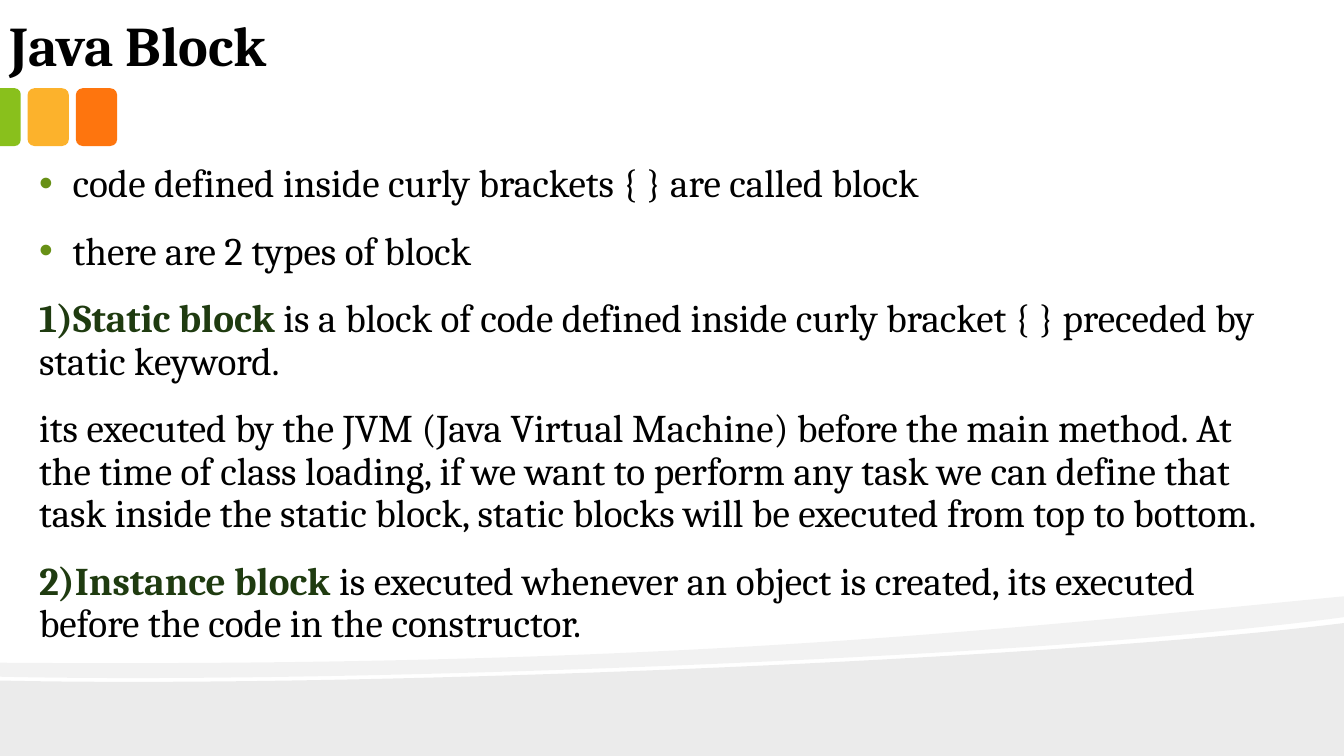
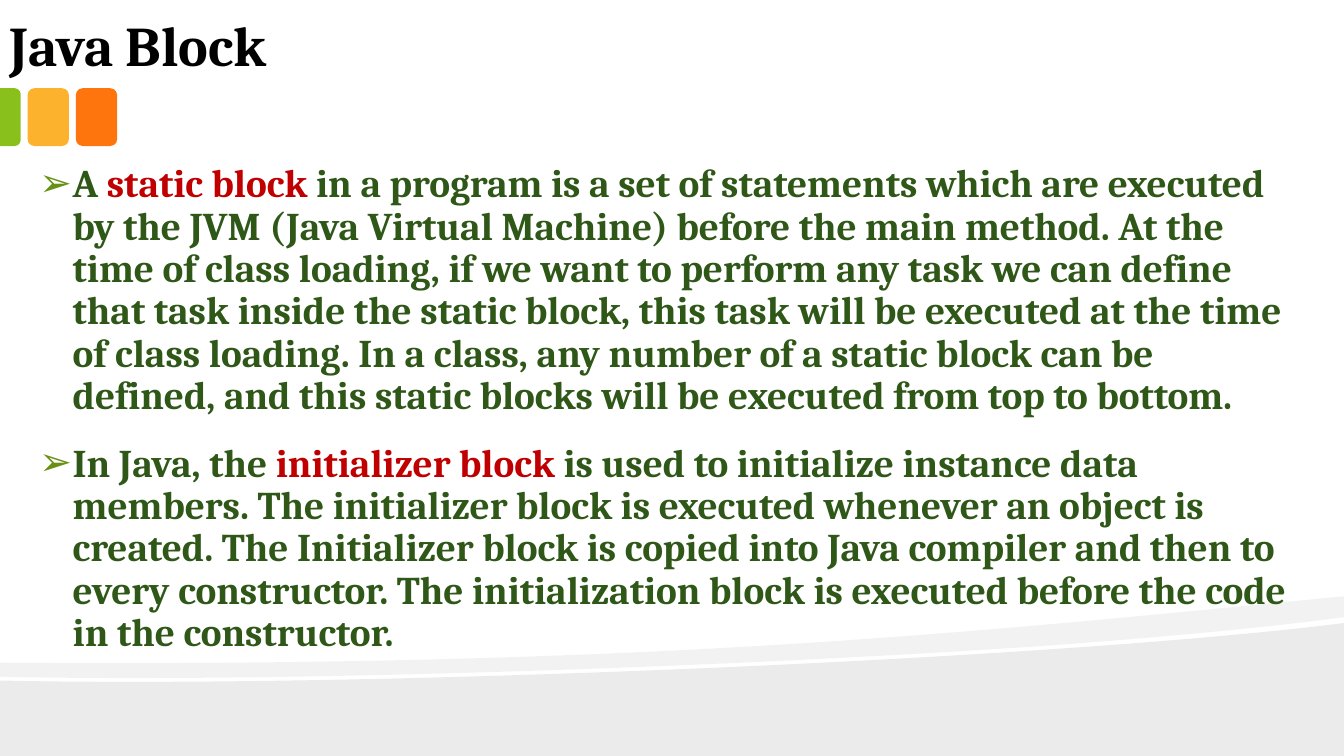
Before and after one commit to anirudhagaikwad/Java_Programming, a slide deck: slide 32 of Java_PPT/#2_Tokens.pptx (slide 24 before the commit). Drawn at 1344x756 pixels with LibreOffice and Linux fonts; fonts in the diff are those of the drawing. Boxes give left, top, right and bottom in pixels: in the first picture for what was removed or moved away, otherwise in the second. Text is boxed around its words. In the diff, an @@ line names an element or a change of style, - is before the commit and + after.

```diff
--- a/Java_PPT/#2_Tokens.pptx
+++ b/Java_PPT/#2_Tokens.pptx
@@ text at <box>73,169,1286,647</box>: text changed; text colour #000000 to #2E5818; bold on @@
-• code defined inside curly brackets { } are called block
-• there are 2 types of block
-1)Static block is a block of code defined inside curly bracket { } preceded by static keyword.
-its executed by the JVM (Java Virtual Machine) before the main method. At the time of class loading, if we want to perform any task we can define that task inside the static block, static blocks will be executed from top to bottom.
-2)Instance block is executed whenever an object is created, its executed before the code in the constructor.
+➢ A static block in a program is a set of statements which are executed by the JVM (Java Virtual Machine) before the main method. At the time of class loading, if we want to perform any task we can define that task inside the static block, this task will be executed at the time of class loading. In a class, any number of a static block can be defined, and this static blocks will be executed from top to bottom.
+➢ In Java, the initializer block is used to initialize instance data members. The initializer block is executed whenever an object is created. The Initializer block is copied into Java compiler and then to every constructor. The initialization block is executed before the code in the constructor.
```
Also in this commit, not shown: 3 other slides changed, 8 slides added, 26 other files.
